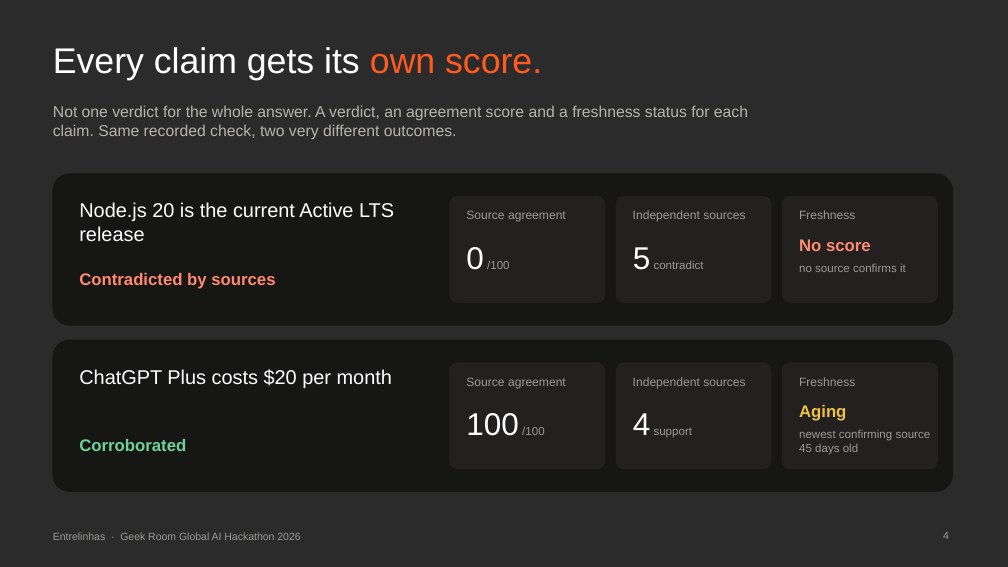
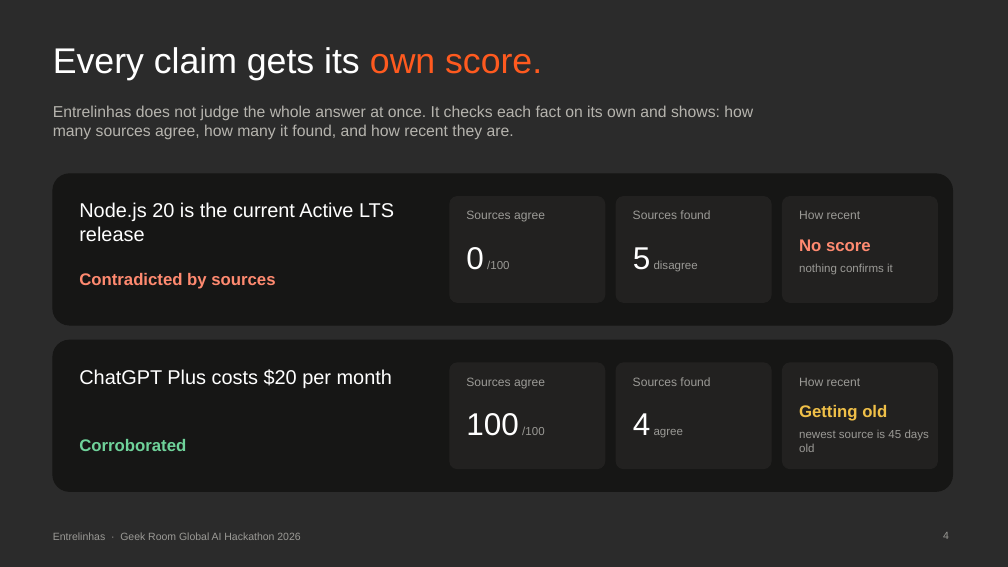
Before and after one commit to contatoalicecandido-lab/entrelinhas, a slide deck: slide 4 of submission/Entrelinhas_Pitch_Deck.pptx. Drawn at 1008x567 pixels with LibreOffice and Linux fonts; fonts in the diff are those of the drawing; background and template pictures are left out; a plain dark background stands for a picture behind light text. Boxes give left, top, right and bottom in pixels: in the first picture for what was removed or moved away, otherwise in the second. Text is boxed around its words. In the diff, an @@ line names an element or a change of style, - is before the commit and + after.

```diff
--- a/submission/Entrelinhas_Pitch_Deck.pptx
+++ b/submission/Entrelinhas_Pitch_Deck.pptx
@@ text at bbox=[53, 105, 753, 139]: text changed @@
-Not one verdict for the whole answer. A verdict, an agreement score and a freshness status for each claim. Same recorded check, two very different outcomes.
+Entrelinhas does not judge the whole answer at once. It checks each fact on its own and shows: how many sources agree, how many it found, and how recent they are.
@@ text at bbox=[466, 210, 545, 222]: text changed @@
-Source agreement
+Sources agree
@@ text at bbox=[633, 210, 710, 219]: text changed @@
-Independent sources
+Sources found
@@ text at bbox=[799, 211, 861, 219]: text changed @@
-Freshness
+How recent
@@ text at bbox=[633, 247, 698, 272]: text changed @@
-5 contradict
+5 disagree
@@ text at bbox=[799, 264, 893, 275]: text changed @@
-no source confirms it
+nothing confirms it
@@ text at bbox=[466, 377, 545, 388]: text changed @@
-Source agreement
+Sources agree
@@ text at bbox=[633, 377, 710, 386]: text changed @@
-Independent sources
+Sources found
@@ text at bbox=[799, 378, 861, 386]: text changed @@
-Freshness
+How recent
@@ text at bbox=[633, 413, 684, 438]: text changed @@
-4 support
+4 agree
@@ text at bbox=[799, 405, 887, 421]: text changed @@
-Aging
+Getting old
@@ text at bbox=[799, 430, 929, 452]: text changed @@
-newest confirming source 45 days old
+newest source is 45 days old
```
Also in this commit, not shown: 13 other slides changed.
